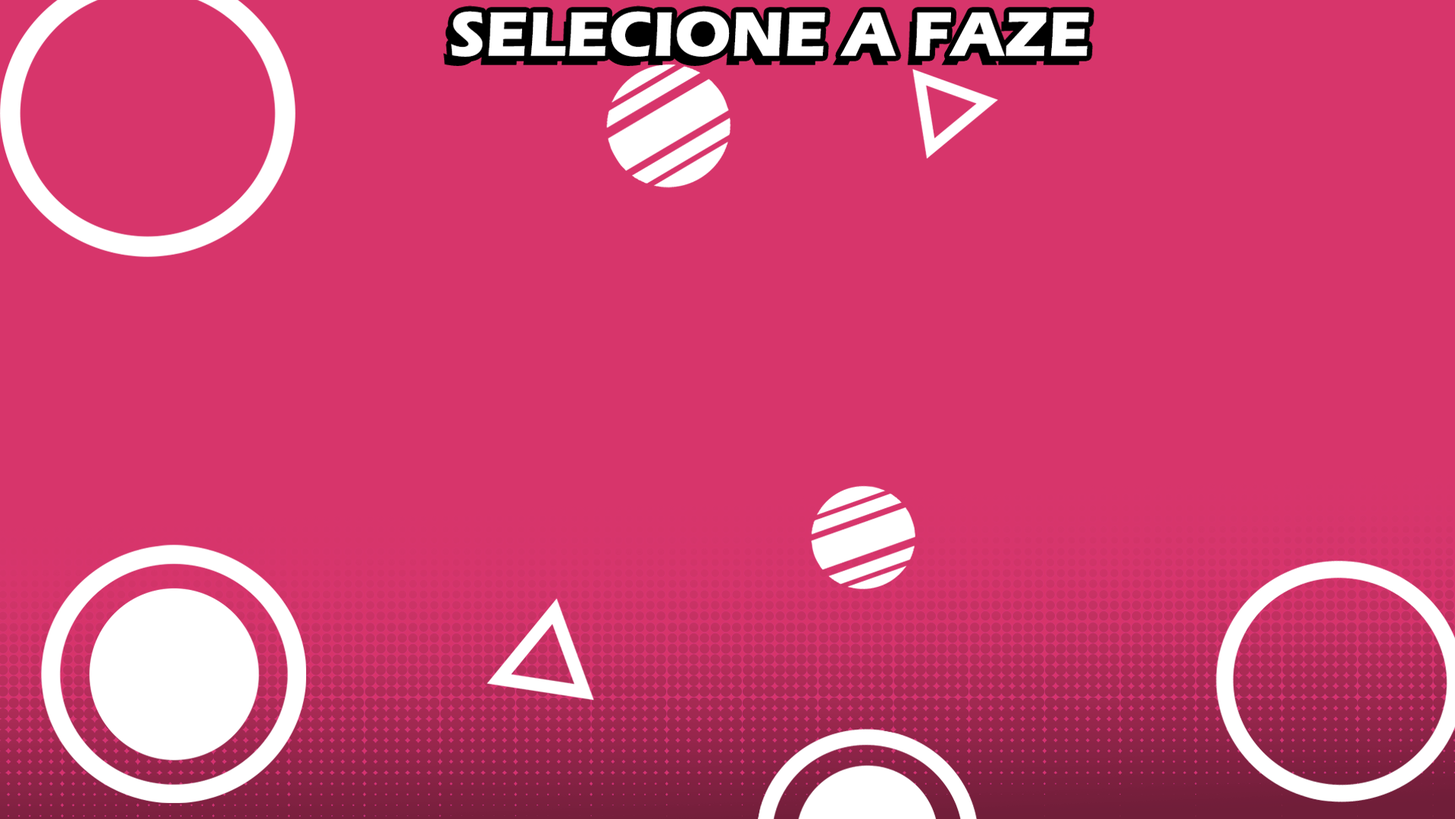
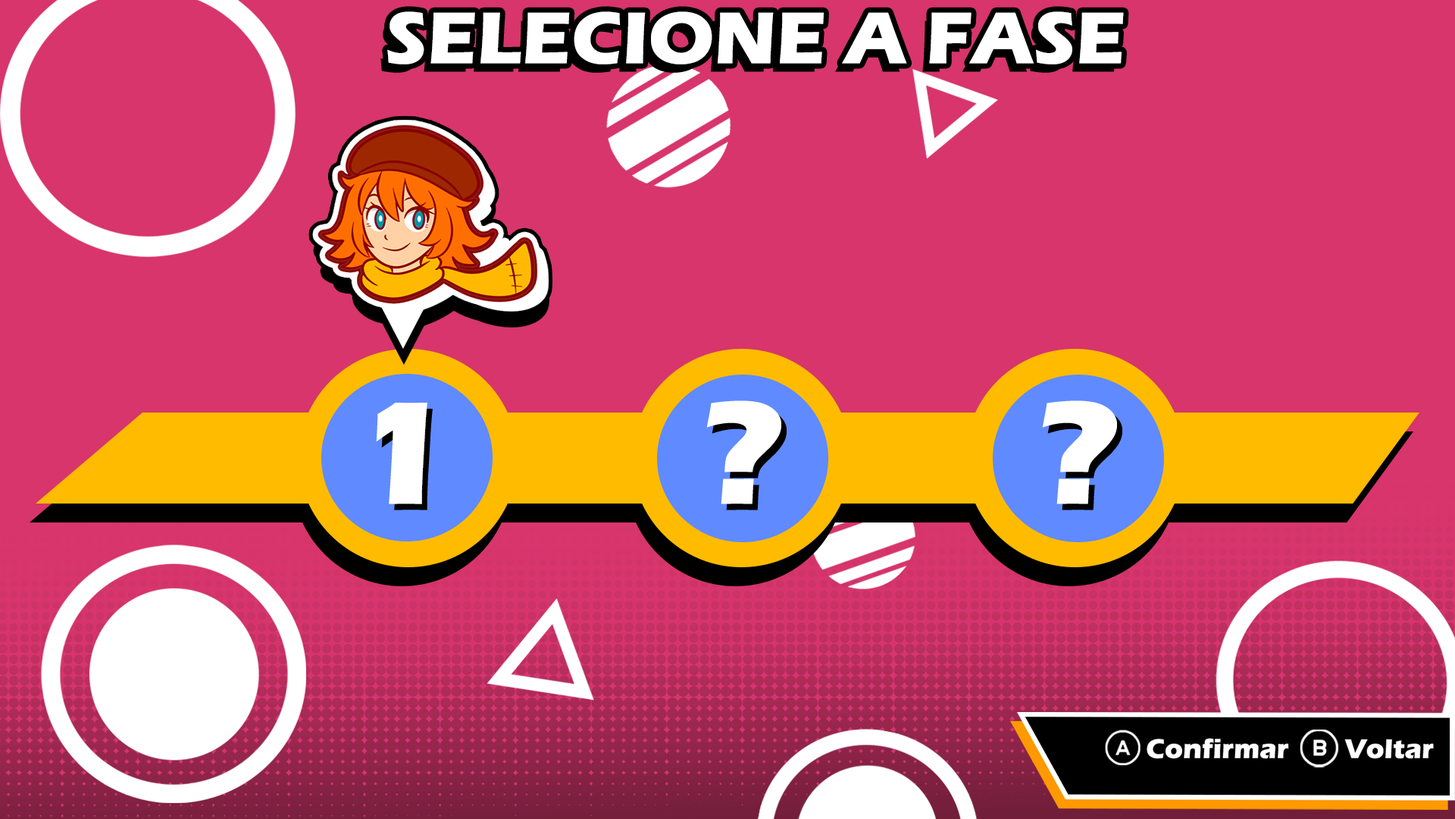
Comparing the layer stacks of the two w=1455, h=819 images. Changes:
removed layer "SELECIONE A FAZE" over [443, 5, 1095, 66]
added layer "botçoes inferiores" above "Icones Menu" over [1010, 711, 1455, 810]
added layer "Icones Menu" above "?" over [312, 119, 549, 349]
added layer "?" (1st of 2) above "?" over [1042, 400, 1123, 511]
added layer "?" (2nd of 2) above "1" over [706, 400, 787, 511]
added layer "1" above "Elipse 2 copiar" over [375, 402, 428, 505]
added layer "Elipse 2 copiar" above "Elipse 2 copiar 2" over [657, 374, 829, 542]
added layer "Elipse 2 copiar 2" above "Elipse 2" over [992, 374, 1165, 542]
added layer "Elipse 2" above "SELECIONE A FASE" over [321, 373, 493, 542]
added layer "SELECIONE A FASE" above "Elipse 1" over [387, 11, 1125, 65]
added layer "Elipse 1" above "formas" over [35, 348, 1420, 567]
